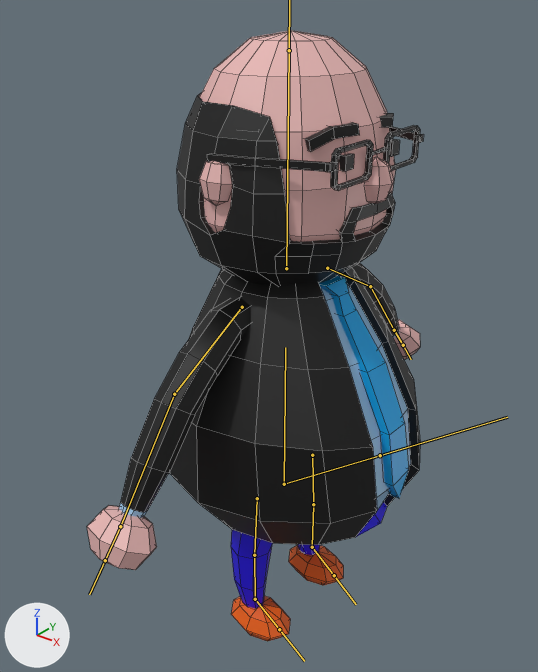
Renders of the FBX model EscapeTheVR/Assets/SkeletalMeshes/pirkl_laugh.fbx from each side of a commit.
One viewpoint serves both versions: a 50 mm camera at (1.117, -1.471, 1.174) aimed at (-0.037, -0.029, 0.28). Lighting does not change. The marker at lower left points along +X, +Y and +Z. The bones that bend it are drawn over the model as lines. Mesh edges are drawn as thin lines.

Names of what the first picture shows: 'Pirkl'.
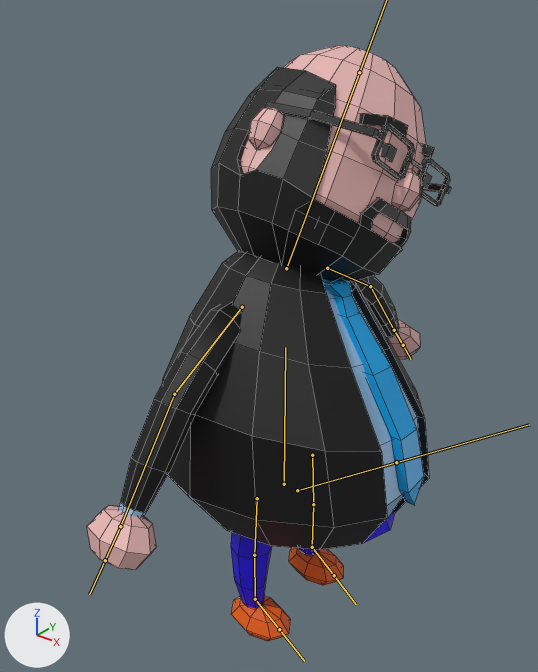
The newer file adds an action. The first version stands in its rest pose; the second is drawn at frame 18 of the action 'Armature|duplicate'.

Where the change shows, as pixel boxes (x1, y1, x2, y2) in the pictures (538 x 672 px):
```json
{"object": "Pirkl", "change": "posed", "before": [87, 30, 424, 641], "after": [87, 46, 451, 641], "on screen": "8% wider"}
{"bone": "kopf", "before": "(286, 268) to (289, 50)", "after": "(286, 268) to (359, 72)"}
{"bone": "bauchknochen", "before": "(284, 484) to (380, 455)", "after": "(297, 490) to (396, 462)"}
```

Edits to the scene script, one JSON object a line:
```json
{"block": "bone_kopf", "where": "bone_kopf = bpy.data.objects['Armature'].pose.bones['kopf']  # child of 'becken'"}
{"op": "set", "path": "bone_kopf.rotation_quaternion", "old": "(1.0, 0.0, 0.0, 0.0)", "new": "(0.966, -0.254, -0.032, -0.02)", "note": "degrees (0, 0, 0) -> degrees (-29, -4, -1)"}
{"block": "bone_bauchknochen", "where": "bone_bauchknochen = bpy.data.objects['Armature'].pose.bones['bauchknochen']"}
{"op": "set", "path": "bone_bauchknochen.location", "old": "(0.0, 0.0, 0.0)", "new": "(0.0, 0.041, -0.031)"}
```
